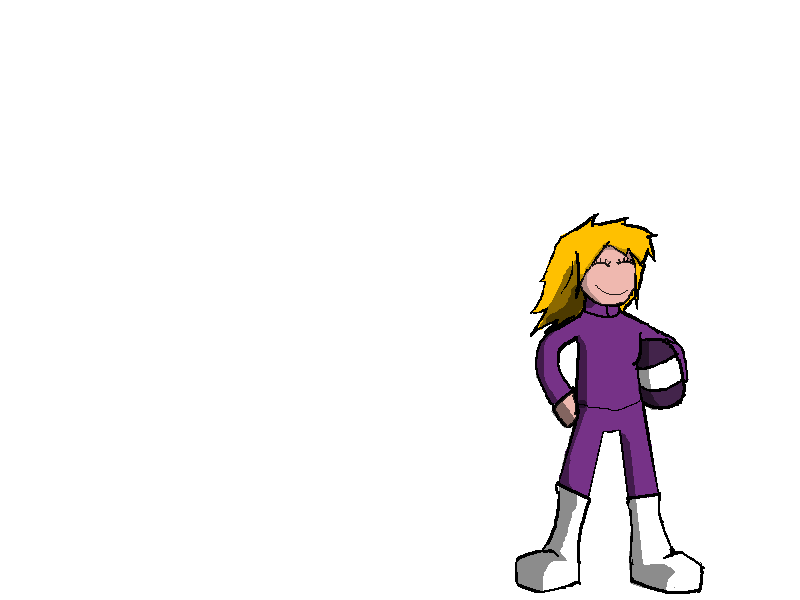
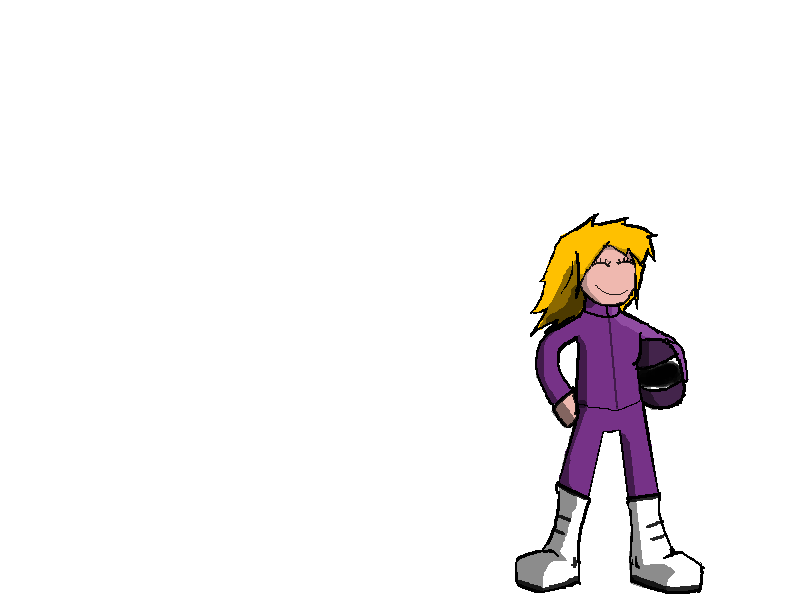
Layered file, before and after one edit (800 x 600). Changes by layer:
added layer "Layer 9" above "Layer 8" over [518, 317, 699, 591]
painted on "Layer 8" over [518, 307, 699, 591]
hid "Background" over [518, 307, 699, 591]
